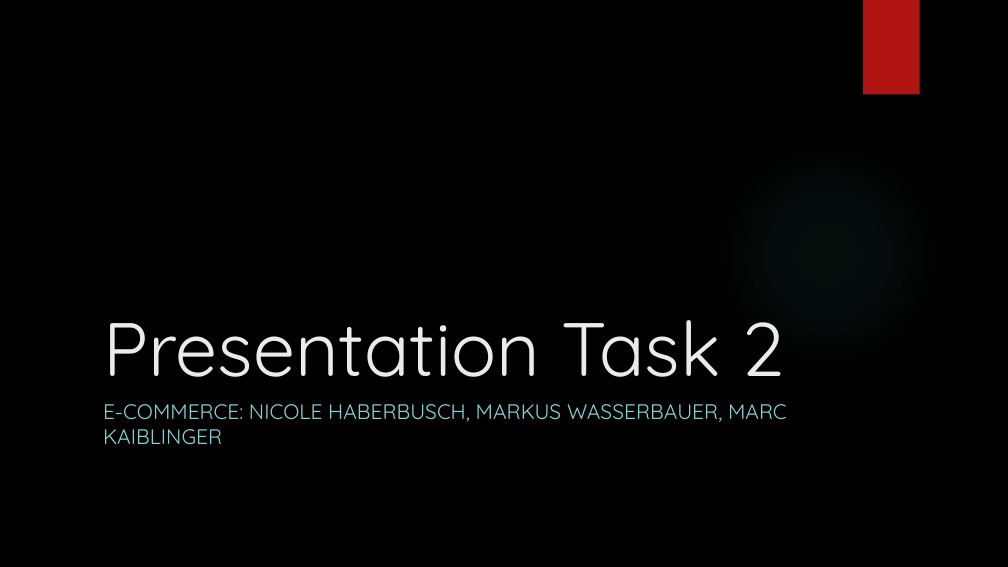
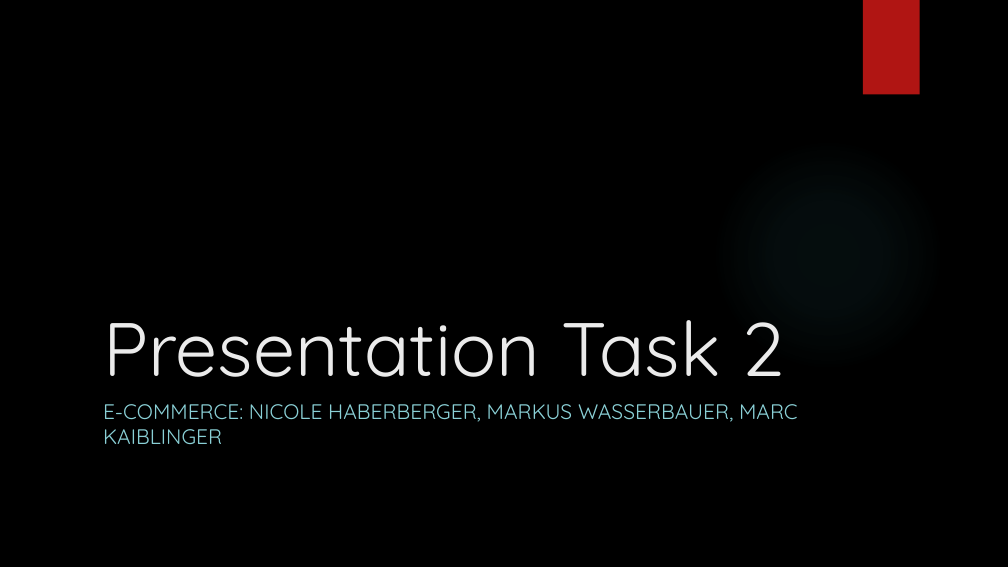
Before and after one commit to noccole/e-commerce, a slide deck: slide 1 of E-commerce_16_11_2016.pptx. Drawn at 1008x567 pixels with LibreOffice and Linux fonts; fonts in the diff are those of the drawing; background and template pictures are left out. Boxes give left, top, right and bottom in pixels: in the first picture for what was removed or moved away, otherwise in the second. Text is boxed around its words. In the diff, an @@ line names an element or a change of style, - is before the commit and + after.

Commit message:
Updated Presentation
Updated Presentation

```diff
--- a/E-commerce_16_11_2016.pptx
+++ b/E-commerce_16_11_2016.pptx
@@ subtitle at (x1=103, y1=404, x2=798, y2=444): text changed @@
-E-COMMERCE: NICOLE HABERBUSCH, MARKUS WASSERBAUER, MARC KAIBLINGER
+E-COMMERCE: NICOLE HABERBERGER, MARKUS WASSERBAUER, MARC KAIBLINGER
```
Also in this commit, not shown: 1 other slide changed, 6 slides added.
